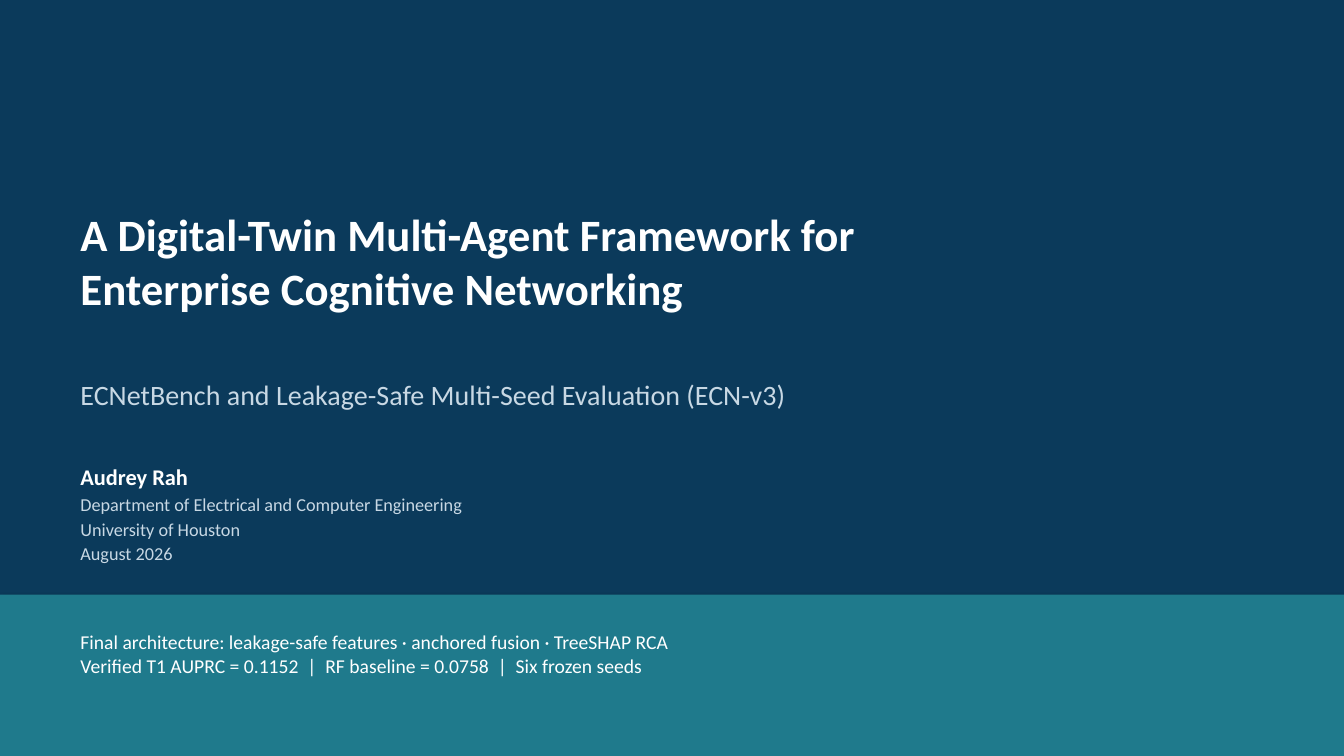
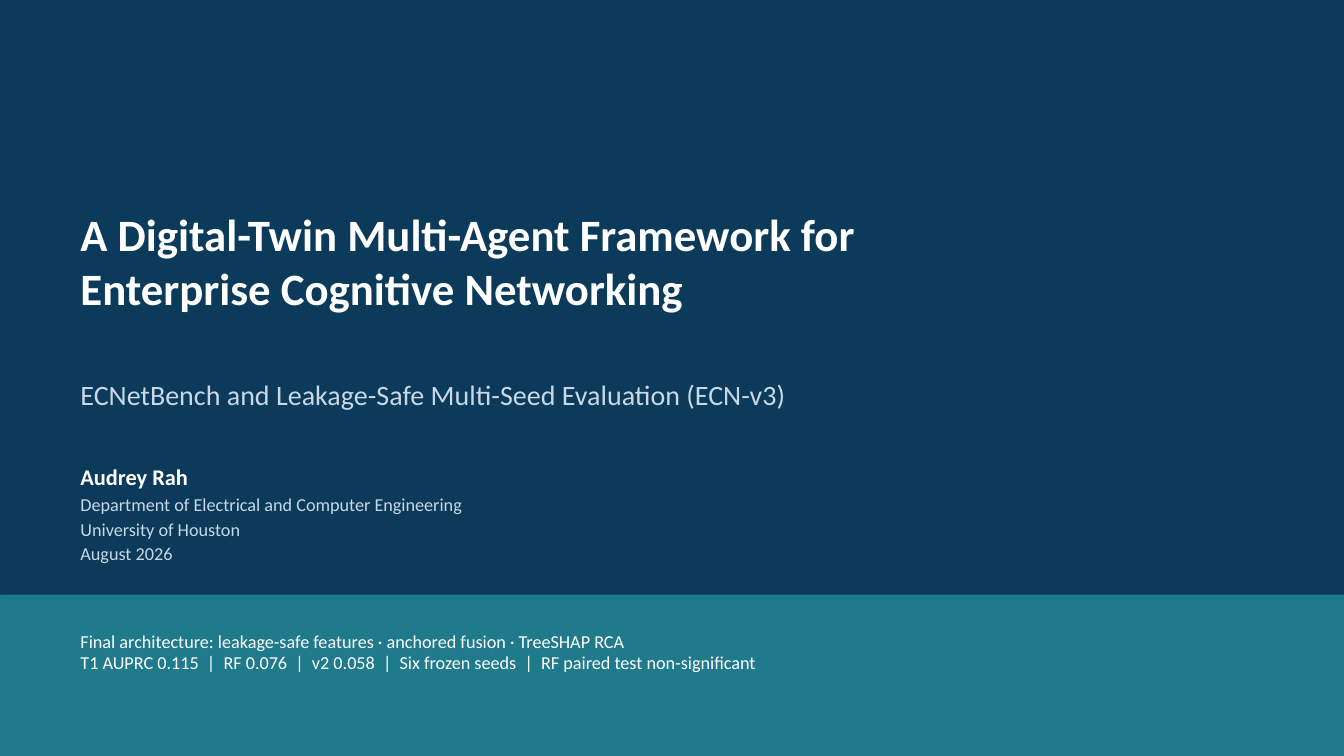
Before and after one commit to Audrey2023uh/Network-Multi-Agent, a slide deck: slide 1 of presentation/Network_Journal_Presentation.pptx. Drawn at 1344x756 pixels with LibreOffice and Linux fonts; fonts in the diff are those of the drawing. Boxes give left, top, right and bottom in pixels: in the first picture for what was removed or moved away, otherwise in the second. Text is boxed around its words. In the diff, an @@ line names an element or a change of style, - is before the commit and + after.

```diff
--- a/presentation/Network_Journal_Presentation.pptx
+++ b/presentation/Network_Journal_Presentation.pptx
@@ text at <box>80,635,756,672</box>: text changed; size 14 to 13 pt @@
-Final architecture: leakage-safe features · anchored fusion · TreeSHAP RCA
-Verified T1 AUPRC = 0.1152 | RF baseline = 0.0758 | Six frozen seeds
+Final architecture: leakage-safe features · anchored fusion · TreeSHAP RCA
+T1 AUPRC 0.115 | RF 0.076 | v2 0.058 | Six frozen seeds | RF paired test non-significant
```
Also in this commit, not shown: 32 other slides changed, 1 slide added, 18 other files.
